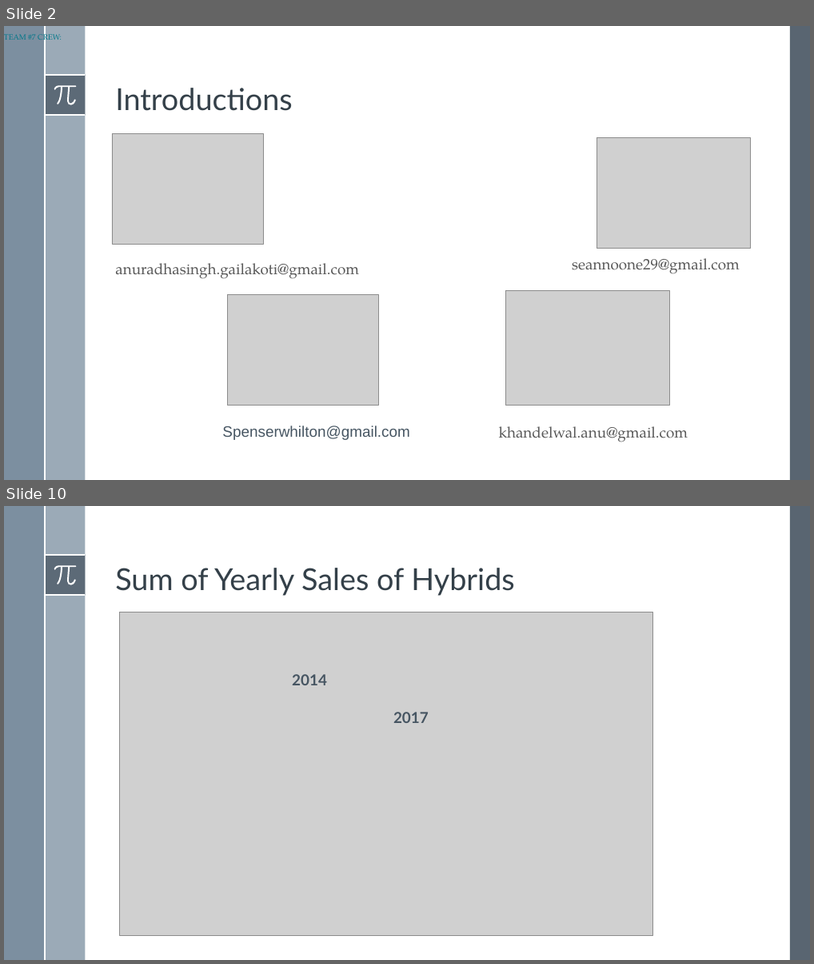
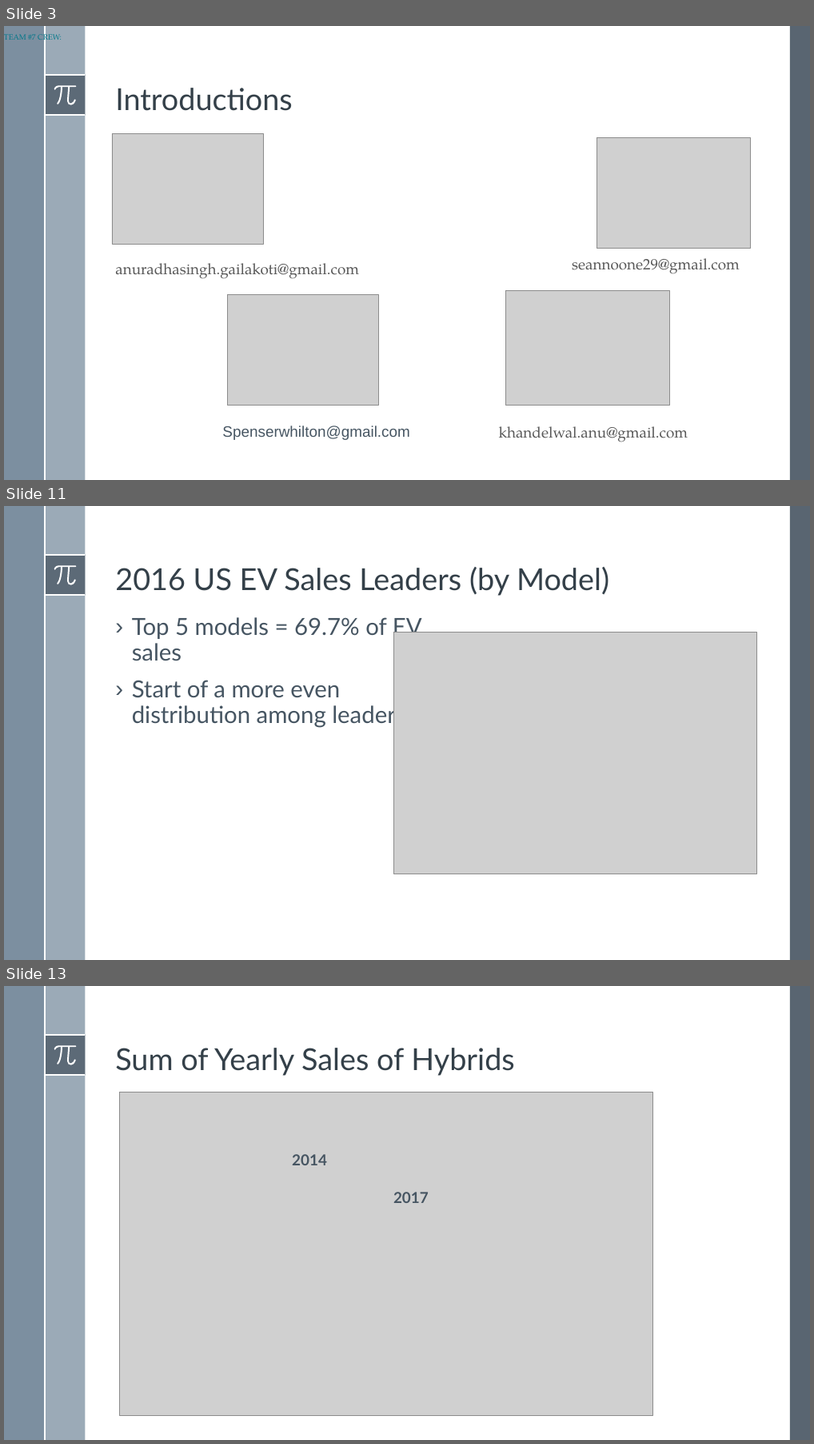
Before and after one commit to SpenserHilton/BootcampProj1, a slide deck: Project1_Presentation_EV.pptx. Shown one above the other, each under a label of ours: slides 2 and 10 before the commit, slides 3, 11 and 13 after it; the slides between them are not shown. The pictures are 814x964 and 814x1444 pixels, drawn with LibreOffice and Linux fonts; fonts in the diff are those of the drawing; grey boxes stand for pictures. Boxes give left, top, right and bottom in pixels: in the first picture for what was removed or moved away, otherwise in the second. Text is boxed around its words. In the diff, an @@ line names an element or a change of style, - is before the commit and + after.

```diff
--- a/Project1_Presentation_EV.pptx
+++ b/Project1_Presentation_EV.pptx
@@ slide 11 added at (4,506,810,960), background #FFFFFF; not listed: 8 template elements that a slide beside it also shows @@
@@ title added at (115,567,610,596), 36 pt, text #35404A @@
+2016 US EV Sales Leaders (by Model)
@@ text added at (132,617,422,727), 28 pt, text #465562 @@
+› Top 5 models = 69.7% of EV sales
+› Start of a more even distribution among leaders
@@ picture added at (394,632,757,874) @@
@@ what was slide 2 is now slide 3 @@
@@ what was slide 10 is now slide 13 @@
```
Also in this commit, not shown: 6 slides changed, 9 other slides added, 12 slides removed, 5 other files.
